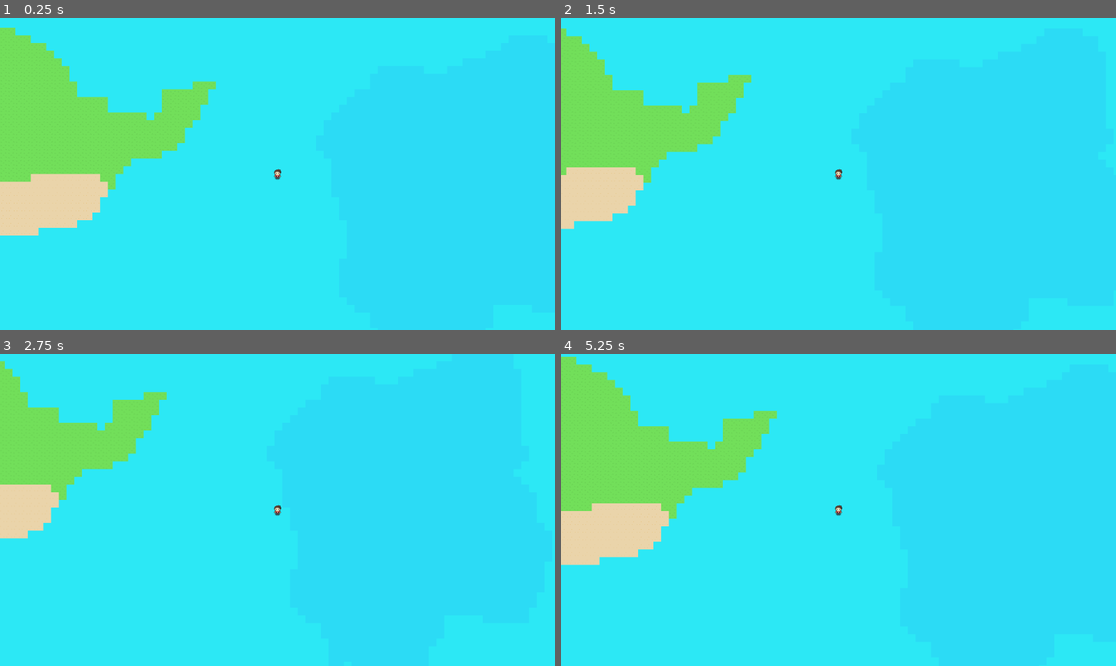
Above: before the commit, frames 1-4 (two rows, left to right).
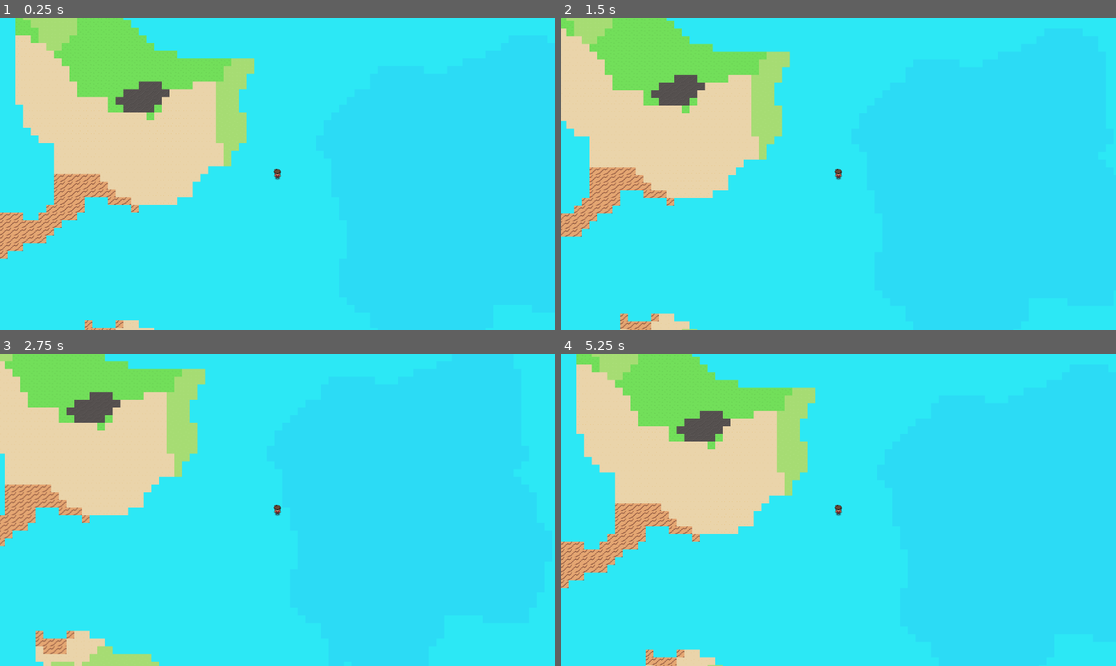
Above: after the commit, the same moments.

Repository: SameTheProgrammer/WorldSim
Game: Godot game, scene res://main.tscn
Same seed, same stepped clock (60 frames per second), same inputs: the game is played once before the commit and once after it.
Inputs:
- Up to frame 1 (0.25 s): no input
- Up to frame 2 (1.5 s): tap Enter at 0.5 s; hold Right (ui_right) 0.53-1.28 s; hold Down (ui_down) from 1.28 s (still down)
- Up to frame 3 (2.75 s): release Down (ui_down) at 2.03 s; hold Right (ui_right) from 2.03 s (still down)
- Up to frame 4 (5.25 s): release Right (ui_right) at 2.78 s; hold Up (ui_up) 2.78-3.53 s; hold Left (ui_left) 3.53-5.03 s; hold Down (ui_down) from 5.03 s (still down)

The runs differ from the first frame. In frame 1, 25% of the frame differs, in the area x 0-51%, y 0-100%; in frame 2, 21%; in frame 3, 19%; in frame 4, 25%.

Commit message:
updated README, updated tilemap

Diff:
--- a/map/TileMap.gd
+++ b/map/TileMap.gd
@@ -14,7 +14,8 @@
 	moisture.seed = randi()
 	temperature.seed = randi()
 	altitude.seed = randi()
-	altitude.frequency = 0.005
+	#altitude.frequency = 0.005
+
 
 
 
@@ -35,6 +36,10 @@
 			var alt = altitude.get_noise_2d(tilePosition.x - width/2 + x, tilePosition.y - height/2 + y) * 10
 
 			if alt < 2:
-				set_cell(0, Vector2i(tilePosition.x - width/2 + x, tilePosition.y - height/2 + y), 0, Vector2(3, round((temp + 10) / 5)))
+				set_cell(0, Vector2i(tilePosition.x - width/2 + x, tilePosition.y - height/2 + y), 1, Vector2(4, round((temp + 10) / 5)))
+			#elif alt == 2:
+				#set_cell(0, Vector2i(tilePosition.x - width/2 + x, tilePosition.y - height/2 + y), 1, Vector2(1, 2))
+			elif alt > 4:
+				set_cell(0, Vector2i(tilePosition.x - width/2 + x, tilePosition.y - height/2 + y), 1, Vector2(0, round((temp + 10) / 5)))
 			else:
-				set_cell(0, Vector2i(tilePosition.x - width/2 + x, tilePosition.y - height/2 + y), 0, Vector2(round((moist + 10) / 5), round((temp + 10) / 5)))
+				set_cell(0, Vector2i(tilePosition.x - width/2 + x, tilePosition.y - height/2 + y), 1, Vector2(round((moist + 10) / 5), round((temp + 10) / 5)))
--- a/map/tileMap.tscn
+++ b/map/tileMap.tscn
@@ -1,29 +1,33 @@
 [gd_scene load_steps=5 format=3 uid="uid://jc13cxc7dlqg"]
 
-[ext_resource type="Texture2D" uid="uid://c8j8dcf05k5mn" path="res://map/tilemap.png" id="1_axxi1"]
+[ext_resource type="Texture2D" uid="uid://bcfv4mkj75mox" path="res://map/tileMap2.png" id="1_3drma"]
 [ext_resource type="Script" path="res://map/TileMap.gd" id="2_dya2w"]
 
-[sub_resource type="TileSetAtlasSource" id="TileSetAtlasSource_whitq"]
-texture = ExtResource("1_axxi1")
+[sub_resource type="TileSetAtlasSource" id="TileSetAtlasSource_3i7e6"]
+texture = ExtResource("1_3drma")
 0:0/0 = 0
 1:0/0 = 0
 2:0/0 = 0
 3:0/0 = 0
+4:0/0 = 0
 0:1/0 = 0
 1:1/0 = 0
 2:1/0 = 0
 3:1/0 = 0
+4:1/0 = 0
 0:2/0 = 0
 1:2/0 = 0
 2:2/0 = 0
 3:2/0 = 0
+4:2/0 = 0
 0:3/0 = 0
 1:3/0 = 0
 2:3/0 = 0
 3:3/0 = 0
+4:3/0 = 0
 
 [sub_resource type="TileSet" id="TileSet_vovka"]
-sources/0 = SubResource("TileSetAtlasSource_whitq")
+sources/1 = SubResource("TileSetAtlasSource_3i7e6")
 
 [node name="TileMap" type="TileMap"]
 tile_set = SubResource("TileSet_vovka")
--- a/player/player.tscn
+++ b/player/player.tscn
@@ -150,7 +150,8 @@
 
 [node name="AnimatedSprite2D" type="AnimatedSprite2D" parent="."]
 sprite_frames = SubResource("SpriteFrames_q54uw")
-animation = &"walkDown"
-frame_progress = 0.330936
+animation = &"walkUp"
+frame = 2
+frame_progress = 0.726688
 
 [node name="Camera2D" type="Camera2D" parent="."]
Binary file added: map/tileMap2.png
Not shown, added: map/tileMap2.png.import
Not shown, changed: README.md
